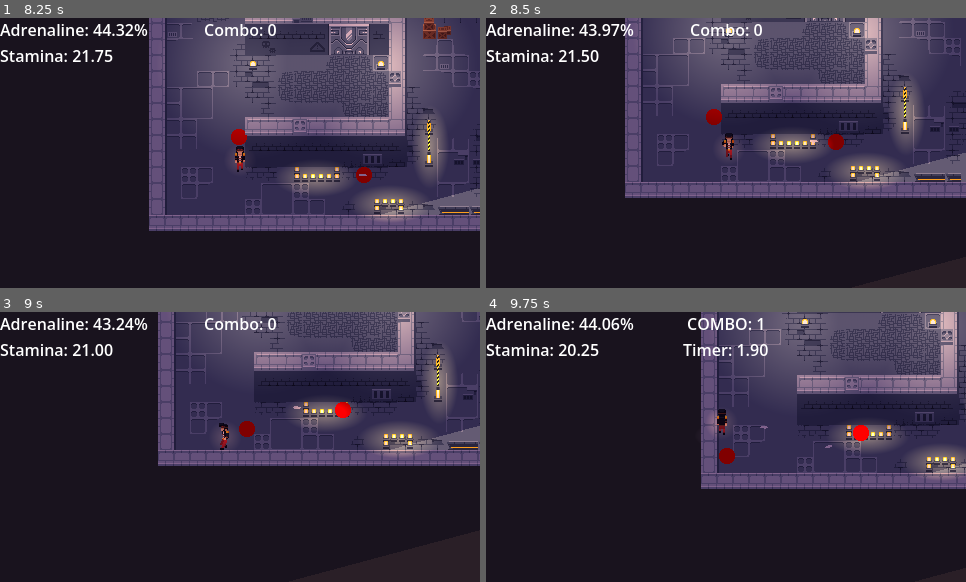
Above: before the commit, frames 1-4 (two rows, left to right).
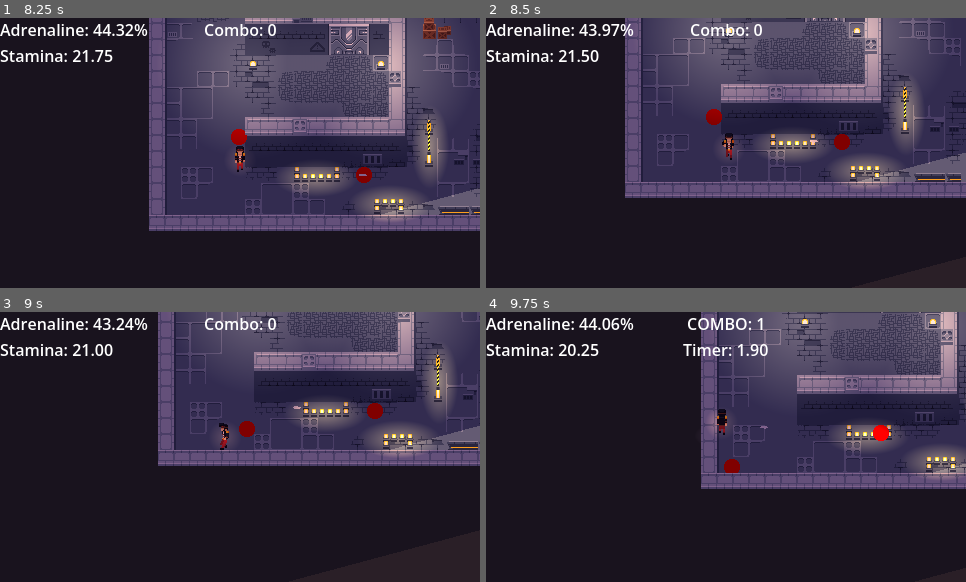
Above: after the commit, the same moments.

Repository: Kapcpa/gmtk-gamejam-2026
Game: Godot game, scene res://scenes/level0.tscn
The game is run twice, just before and just after one commit, with the same random seed, the same clock (stepped at 60 frames per second) and the same inputs. Sound files missing from this copy of the repository are replaced by a short silence.
Inputs (mouse positions are in pixels of both pictures, inside the frame that each line leads up to):
- Up to frame 1 (8.25 s): move the mouse to (345, 139) at 0.52 s; hold D (right) 0.53-1.28 s; click (345, 139) at 0.6 s; move the mouse to (144, 166) at 1.27 s; hold S (down) 1.28-2.03 s; click (144, 166) at 1.35 s; move the mouse to (288, 93) at 2.02 s; hold D (right) 2.03-2.78 s; tap Space (dash) at 2.1, 5.1, 8.1 s; click (288, 93) at 2.3 s; move the mouse to (216, 207) at 2.77 s; hold W (up) 2.78-3.53 s; right-click (216, 207) at 2.85 s; click (216, 207) at 3.05 s; move the mouse to (384, 193) at 3.52 s; hold A (left) 3.53-5.03 s; click (384, 193) at 3.6 s; move the mouse to (96, 112) at 4.27 s; click (96, 112) at 4.35 s; move the mouse to (264, 153) at 5.02 s; hold S (down) 5.03-5.78 s; click (264, 153) at 5.3 s; move the mouse to (168, 85) at 5.77 s; hold D (right) 5.78-6.53 s; right-click (168, 85) at 5.85 s; click (168, 85) at 6.05 s; move the mouse to (345, 139) at 6.52 s; hold W (up) 6.53-7.28 s; click (345, 139) at 6.6 s; move the mouse to (144, 166) at 7.27 s; hold D (right) 7.28-8.03 s; click (144, 166) at 7.35 s; move the mouse to (288, 93) at 8.02 s; hold S (down) from 8.03 s (still down)
- Up to frame 2 (8.5 s): keep holding S (down); click (774, 93) at 8.3 s
- Up to frame 3 (9 s): move the mouse to (216, 501) at 8.77 s; release S (down) at 8.78 s; hold A (left) from 8.78 s (still down); right-click (216, 501) at 8.85 s
- Up to frame 4 (9.75 s): click (702, 501) at 9.05 s; move the mouse to (870, 487) at 9.52 s; release A (left) at 9.53 s; hold W (up) from 9.53 s (still down); click (870, 487) at 9.6 s

Frame 1 is identical in both runs. In frame 2, 0.1% of the frame differs, in the area x 71-76%, y 42-49%; in frame 3, 0.3%; in frame 4, 0.6%, in the area x 48-84%, y 41-60%.

Commit message:
ranged enemies changes
They will now stay in place if they can shoot. Now they run if they are too close to player. They also do melee attack if you touch them directly

Diff:
--- a/scenes/melee_enemy.tscn
+++ b/scenes/melee_enemy.tscn
@@ -30,7 +30,7 @@
 script = ExtResource("1_md0e3")
 health = 3.0
 attack = NodePath("hurtbox")
-shooting_speed = 0.25
+enemy_type = "melee"
 
 [node name="CollisionShape2D" type="CollisionShape2D" parent="." unique_id=1968985931]
 shape = SubResource("CircleShape2D_87140")
--- a/scenes/ranged_enemy.tscn
+++ b/scenes/ranged_enemy.tscn
@@ -15,6 +15,9 @@
 [sub_resource type="CircleShape2D" id="CircleShape2D_3o11d"]
 radius = 144.03125
 
+[sub_resource type="CircleShape2D" id="CircleShape2D_o2nk3"]
+radius = 8.0
+
 [sub_resource type="AudioStreamRandomizer" id="AudioStreamRandomizer_6r77u"]
 streams_count = 3
 stream_0/stream = ExtResource("5_2ls4a")
@@ -31,6 +34,7 @@
 health = 3.0
 attack = NodePath("RangedAttack")
 bullets_in_a_row = 1
+enemy_type = "ranged"
 
 [node name="CollisionShape2D" type="CollisionShape2D" parent="." unique_id=1968985931]
 shape = SubResource("CircleShape2D_87140")
@@ -50,6 +54,13 @@
 script = ExtResource("3_32iyl")
 bullet_scene = ExtResource("4_ptmmb")
 
+[node name="hurtbox" type="Area2D" parent="RangedAttack" unique_id=2044175103]
+collision_layer = 4
+collision_mask = 2
+
+[node name="CollisionShape2D" type="CollisionShape2D" parent="RangedAttack/hurtbox" unique_id=1860667349]
+shape = SubResource("CircleShape2D_o2nk3")
+
 [node name="damage_sound" type="AudioStreamPlayer2D" parent="." unique_id=1986690404]
 stream = SubResource("AudioStreamRandomizer_6r77u")
 
--- a/scripts/enemy.gd
+++ b/scripts/enemy.gd
@@ -5,6 +5,7 @@
 enum State {
 	IDLE,
 	RUNNING,
+	RUNNING_AWAY,
 	ATTACKING,
 	HIT,
 	DEAD
@@ -22,6 +23,7 @@
 @export var vision: int = 20
 @export var attack: Node
 @export var bullets_in_a_row: int
+@export var enemy_type: String
 
 
 var validate_raycast: RayCast2D = RayCast2D.new()
@@ -29,6 +31,7 @@
 var knockback: Vector2 = Vector2.ZERO
 var attack_timer: float = 0.0
 var attack_cooldown: float = 0.0
+var will_push_back: bool = false
 
 var pathfinding_grid: AStarGrid2D
 var path: PackedVector2Array
@@ -59,21 +62,23 @@
 	for cell in tilemap.get_used_cells():
 		pathfinding_grid.set_point_solid(cell, true)
 
-func _physics_process(_delta: float) -> void:
+func _physics_process(delta: float) -> void:
 	if not player:
 		return
 
 	match current_state:
 		State.IDLE:
-			_state_idle(_delta)
+			_state_idle(delta)
 		State.RUNNING:
-			_state_running(_delta)
+			_state_running(delta)
+		State.RUNNING_AWAY:
+			_state_running_away(delta)
 		State.ATTACKING:
-			_state_attacking(_delta)
+			_state_attacking(delta)
 		State.HIT:
-			_state_hit(_delta)
+			_state_hit(delta)
 		State.DEAD:
-			_state_dead(_delta)
+			_state_dead(delta)
 		_:
 			pass
 
@@ -81,7 +86,25 @@
 
 func _state_idle(_delta: float) -> void:
 	velocity = Vector2.ZERO
-
+	attack_cooldown -= _delta
+	var start_cell = tilemap.local_to_map(global_position)
+	var target_cell = tilemap.local_to_map(player.global_position)
+	path = pathfinding_grid.get_point_path(start_cell, target_cell)
+
+	if attack_cooldown <= 0.0 and _can_attack():
+		if  1 < path.size() and path.size() < 7 and enemy_type == "ranged":
+			_change_state(State.RUNNING_AWAY)
+			return
+		if path.size() <= 1 and enemy_type == "ranged" and attack:
+			will_push_back = true
+
+		_start_attacking()
+		return
+	elif not _can_attack() and 1 < path.size() and path.size() < vision:
+		_change_state(State.RUNNING)
+		return
+
+func _state_running(_delta: float) -> void:
 	attack_cooldown -= _delta
 	if attack_cooldown <= 0.0 and _can_attack():
 		_start_attacking()
@@ -92,29 +115,31 @@
 
 	path = pathfinding_grid.get_point_path(start_cell, target_cell)
 
-	if 1 < path.size() and path.size() < vision:
-		_change_state(State.RUNNING)
-		return
-
-func _state_running(_delta: float) -> void:
-	attack_cooldown -= _delta
-	if attack_cooldown <= 0.0 and _can_attack():
-		_start_attacking()
-		return
+	if path.size() <= 1:
+		_change_state(State.IDLE)
+		return
+
+	var next_point = path[1]
+	var direction = global_position.direction_to(next_point)
+
+	velocity = direction * SPEED
+
+func _state_running_away(_delta) -> void:
+	attack_cooldown -= _delta
 
 	var start_cell = tilemap.local_to_map(global_position)
 	var target_cell = tilemap.local_to_map(player.global_position)
 
 	path = pathfinding_grid.get_point_path(start_cell, target_cell)
 
-	if path.size() <= 1:
+	if path.size() <= 1 or path.size() >= 8:
 		_change_state(State.IDLE)
 		return
 
 	var next_point = path[1]
 	var direction = global_position.direction_to(next_point)
 
-	velocity = direction * SPEED
+	velocity = direction * SPEED * -1
 
 func _can_attack() -> bool:
 	if player in attack_trigger.get_overlapping_bodies():
@@ -128,8 +153,9 @@
 
 	return false
 
+
 func _start_attacking() -> void:
-	if bullets_in_a_row == 0:
+	if bullets_in_a_row == 0 or will_push_back:
 		attack_timer = 0.25
 	else:
 		attack_timer = bullets_in_a_row/10.0
@@ -143,7 +169,13 @@
 func _state_attacking(_delta: float) -> void:
 	velocity = velocity.move_toward(Vector2.ZERO, ATTACK_FRICTION * _delta)
 
-	attack.attack(player, bullets_in_a_row)
+	if will_push_back:
+		attack.push_back(player)
+		will_push_back = false
+		_change_state(State.IDLE)
+		return
+	else:
+		attack.attack(player, bullets_in_a_row)
 
 	attack_timer -= _delta
 	attack_cooldown -= _delta
--- a/scripts/ranged_attack.gd
+++ b/scripts/ranged_attack.gd
@@ -1,6 +1,8 @@
 extends Node2D
 
 @export var bullet_scene: PackedScene
+
+@onready var hurtbox: Area2D = $hurtbox
 
 var bullets_shot: int = 0
 var bullet_cooldown = 0.0
@@ -28,6 +30,10 @@
 		bullets_shot += 1
 		bullet_cooldown = 0.1
 
+func push_back(player: PlayerCharacter):
+	if player in hurtbox.get_overlapping_bodies() and player.current_state not in [player.State.DASHING, player.State.GRAPPLING]:
+		var direction = global_position.direction_to(player.global_position)
+		player.take_damage(direction * ATTACK_FORCE)
 
 func reset():
 	bullets_shot = 0
